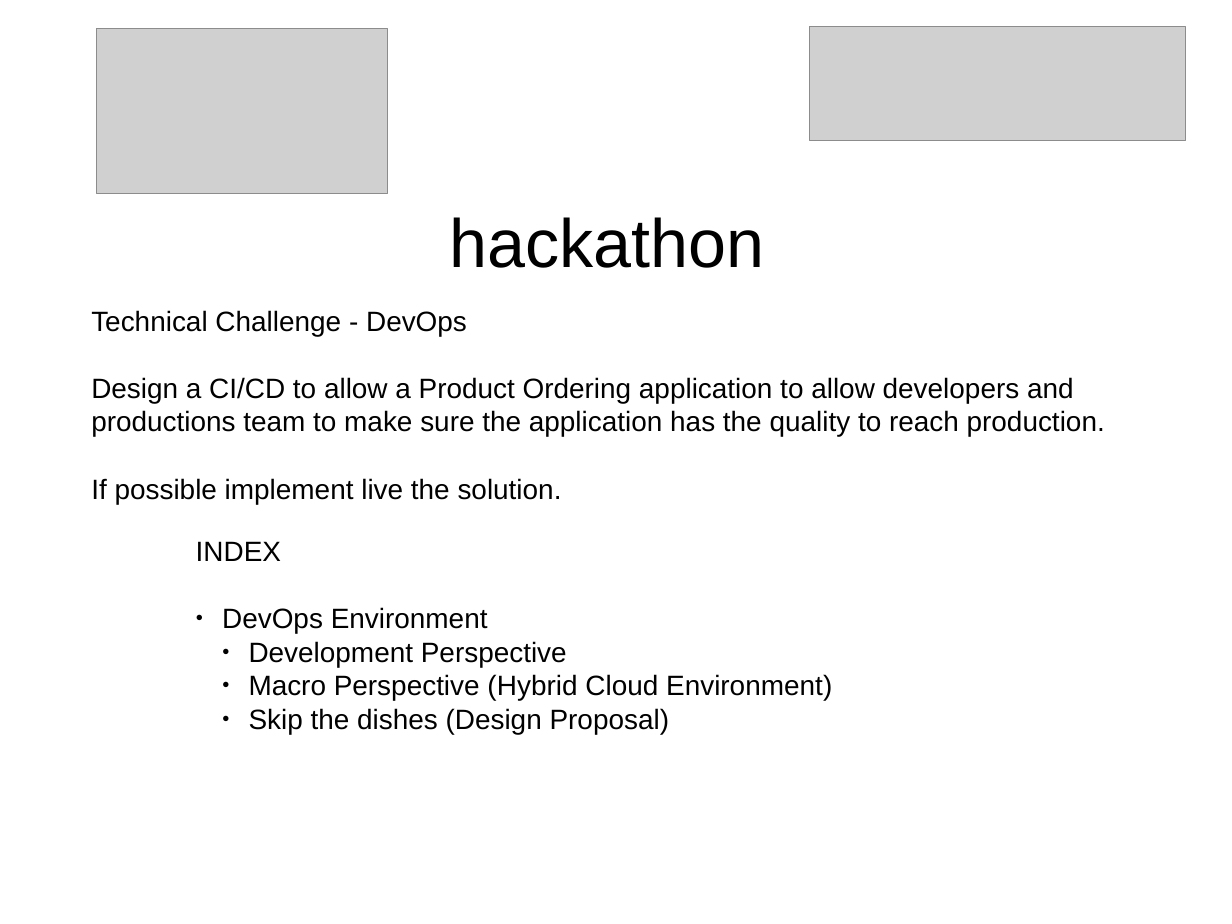
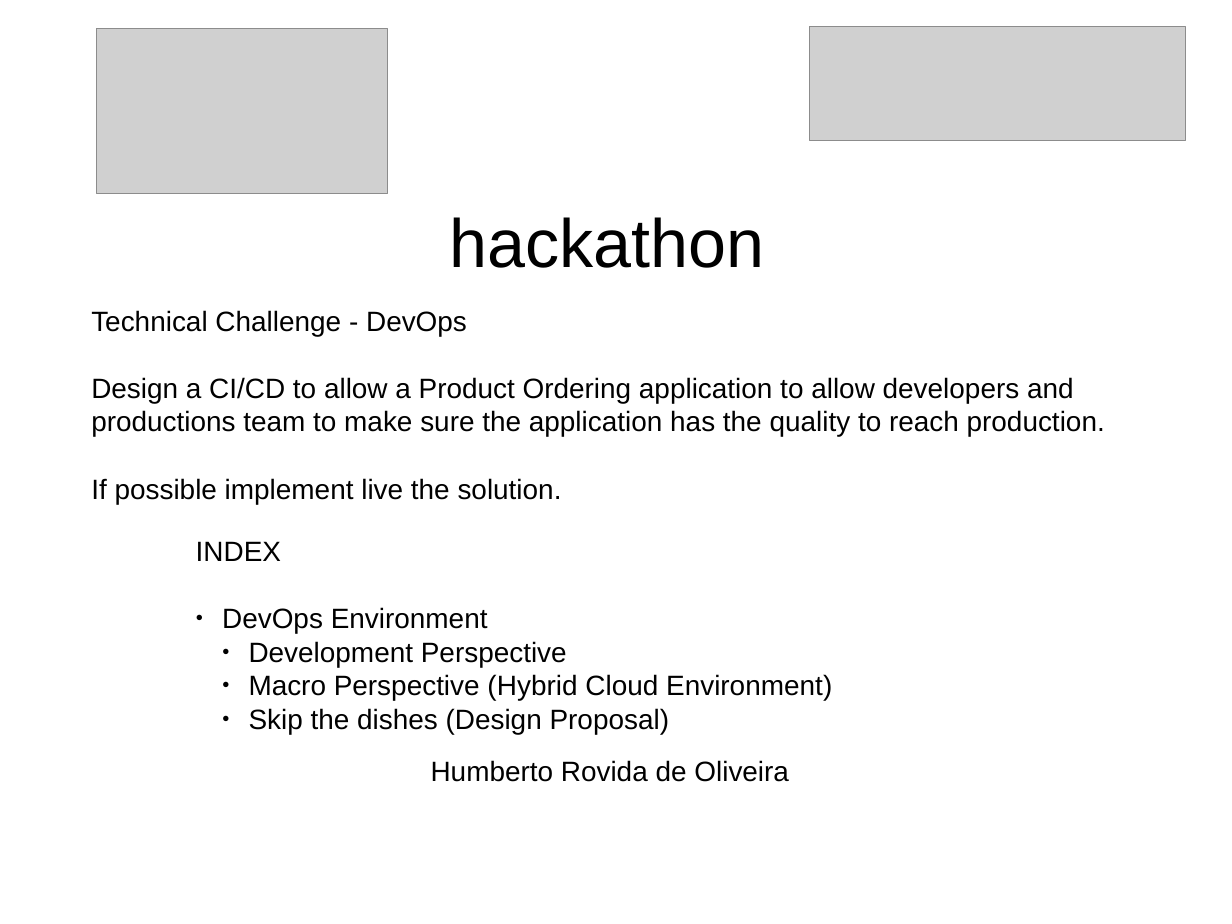
Before and after one commit to onophris/skip-the-dishes-sp-hackathon-vanhack, a slide deck: slide 1 of technical-challenge-response-HumbertoRovidaDeOliveira-skip-vanhack.odp. Drawn at 1232x924 pixels with LibreOffice and Linux fonts; fonts in the diff are those of the drawing; grey boxes stand for pictures. Boxes give left, top, right and bottom in pixels: in the first picture for what was removed or moved away, otherwise in the second. Text is boxed around its words. In the diff, an @@ line names an element or a change of style, - is before the commit and + after.

Commit message:
updating files

```diff
--- a/technical-challenge-response-HumbertoRovidaDeOliveira-skip-vanhack.odp
+++ b/technical-challenge-response-HumbertoRovidaDeOliveira-skip-vanhack.odp
@@ text added at [431,760,789,782], 18 pt, text #000000 @@
+Humberto Rovida de Oliveira
```
Also in this commit, not shown: 2 other slides changed, 9 slides added.
